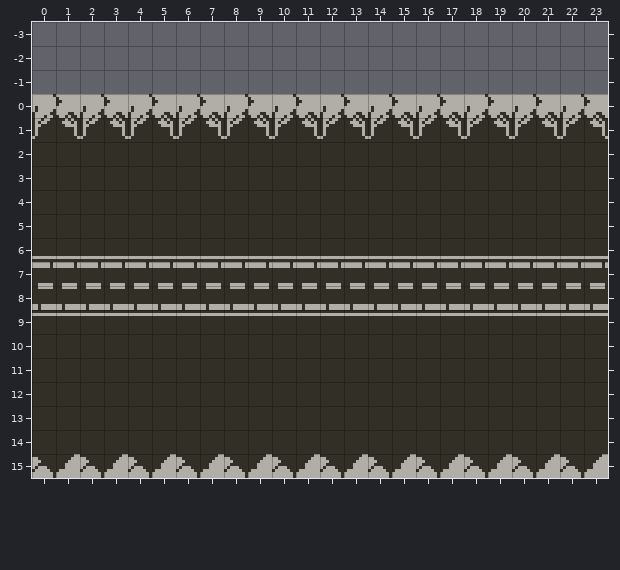
Tiled map: assets/.tiled/.tmx/level-woods-enemy-approaching-first.tmx. Above: the version before the commit.
Cells are 8x8 px. Shown: x 0..23, y -3..15.
Once edited:
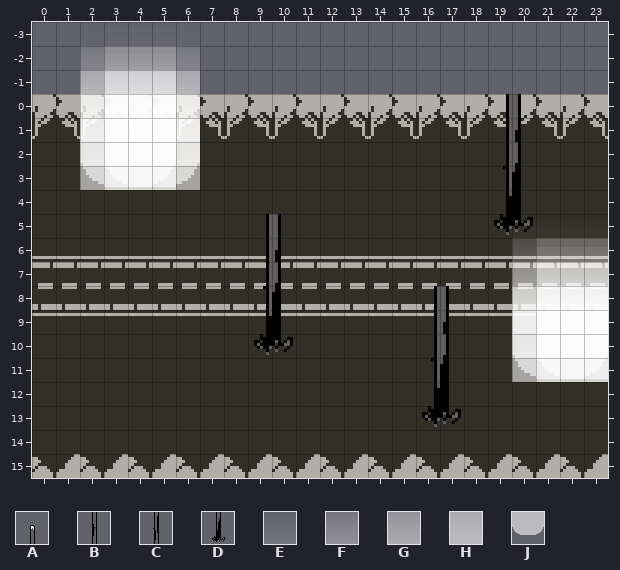
Key: from "omori-black-space": A 687, B 719, C 751, D 783, E 867, F 899, G 931, H 963, J 995.
_ is an empty cell.
Tiles of an added or newly shown layer are drawn over the layers below it.
Difference:
Changed rows in their new state; . is an unchanged cell.
Layer "outliner" (added):
first column x 2:
 0 EE..................
 1 FF..................
 2 GG..............A...
 3 HH..............B...
 4 JJ..............C...
 5 ................D...
 7 ......A.............
 8 ......B...........EE
 9 ......C...........FF
10 ......D......A....GG
11 .............B....HH
12 .............C....JJ
13 .............D......
